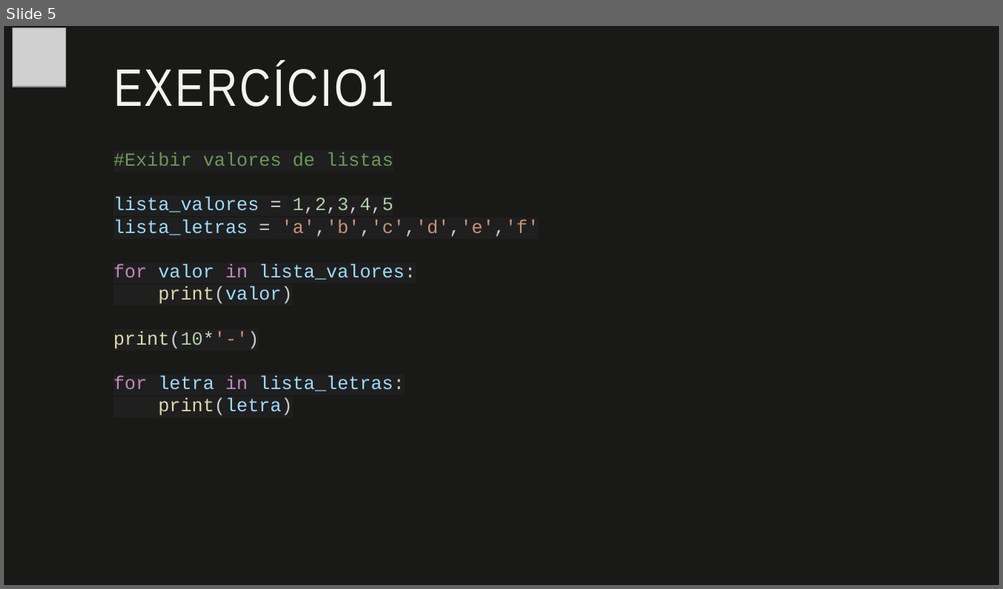
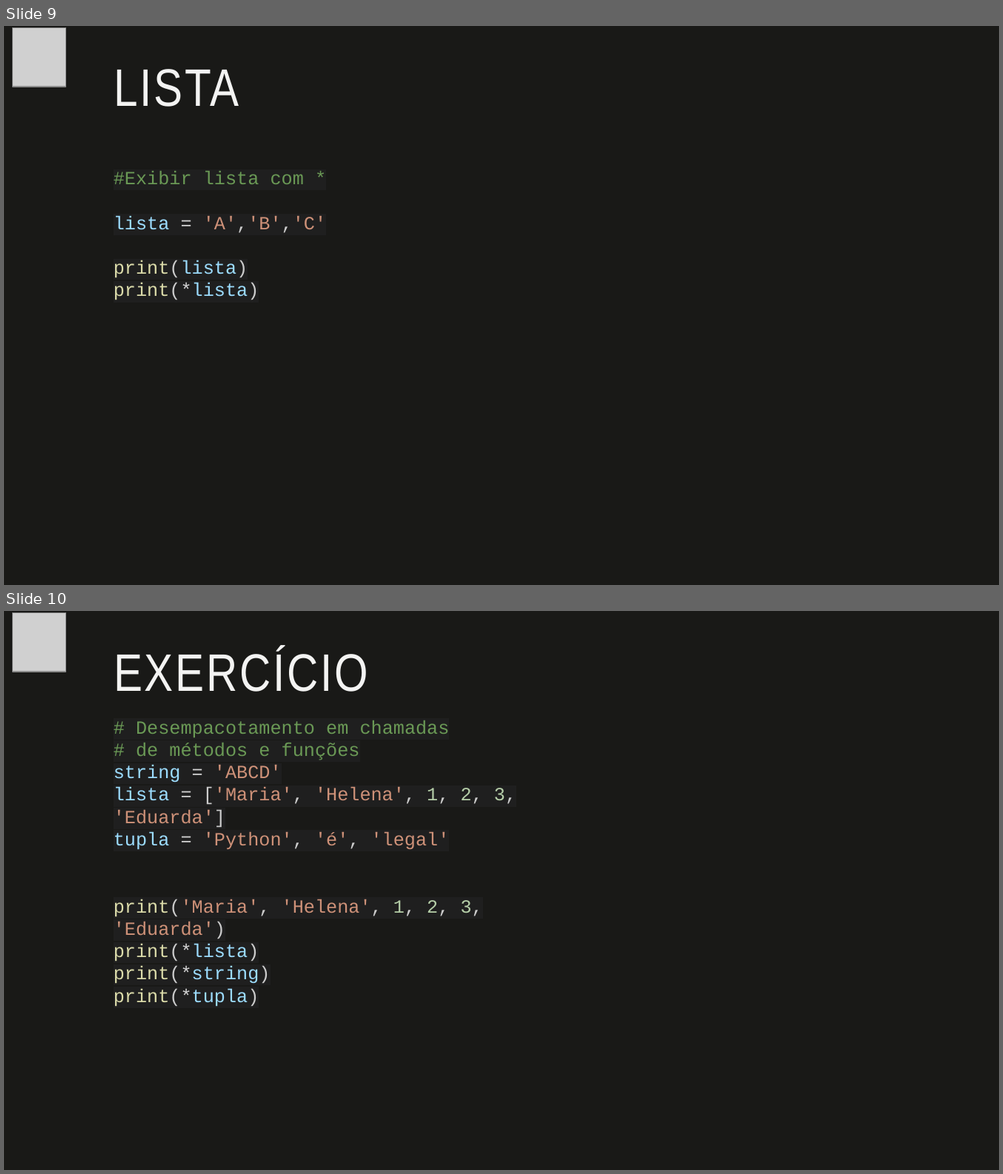
Before and after one commit to fabio-sudo/PythonCurso, a slide deck: Python_Dev/Material Python/9 - Metodos Uteis em Python.pptx. Shown one above the other, each under a label of ours: slide 5 before the commit, slides 9 and 10 after it. The pictures are 1003x589 and 1003x1174 pixels, drawn with LibreOffice and Linux fonts; fonts in the diff are those of the drawing; grey boxes stand for pictures. Boxes give left, top, right and bottom in pixels: in the first picture for what was removed or moved away, otherwise in the second. Text is boxed around its words. In the diff, an @@ line names an element or a change of style, - is before the commit and + after.

```diff
--- a/Python_Dev/Material Python/9 - Metodos Uteis em Python.pptx
+++ b/Python_Dev/Material Python/9 - Metodos Uteis em Python.pptx
@@ slide 10 added at [4, 611, 999, 1170], background #191917 @@
@@ picture added at [12, 612, 66, 672] @@
@@ title added at [114, 649, 368, 692], 51 pt, text #F3F3F2 @@
+EXERCÍCIO
@@ text added at [114, 721, 516, 1007], 18 pt, text #CE9178 @@
+# Desempacotamento em chamadas
+# de métodos e funções
+string = 'ABCD'
+lista = ['Maria', 'Helena', 1, 2, 3, 'Eduarda']
+tupla = 'Python', 'é', 'legal'
+print('Maria', 'Helena', 1, 2, 3, 'Eduarda')
+print(*lista)
+print(*string)
+print(*tupla)
@@ what was slide 5 is now slide 9 @@
@@ slide 9 changed as well @@
@@ title at [114, 69, 239, 107]: text changed @@
-EXERCÍCIO1
+LISTA
@@ text removed at [114, 153, 539, 416] @@
-#Exibir valores de listas
-lista_valores = 1,2,3,4,5
-lista_letras = 'a','b','c','d','e','f'
-for valor in lista_valores:
-print(valor)
-print(10*'-')
-for letra in lista_letras:
-print(letra)
@@ text added at [114, 171, 326, 301], 18 pt, text #6A9955 @@
+#Exibir lista com *
+lista = 'A','B','C'
+print(lista)
+print(*lista)
```
Also in this commit, not shown: 10 other slides added, 22 slides removed, 8 other files.
